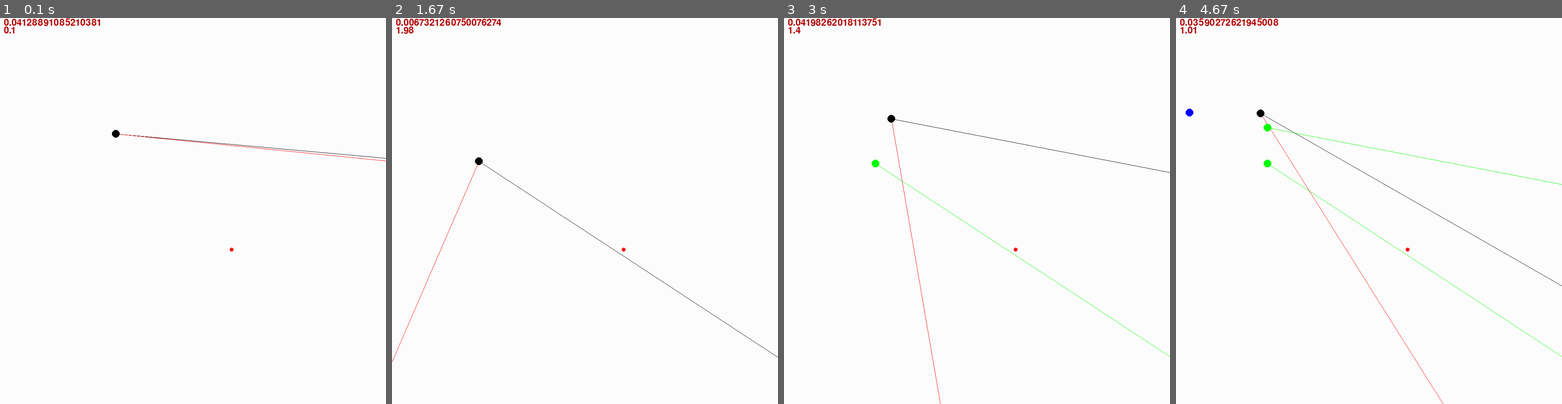
Above: before the commit, frames 1-4 (left to right).
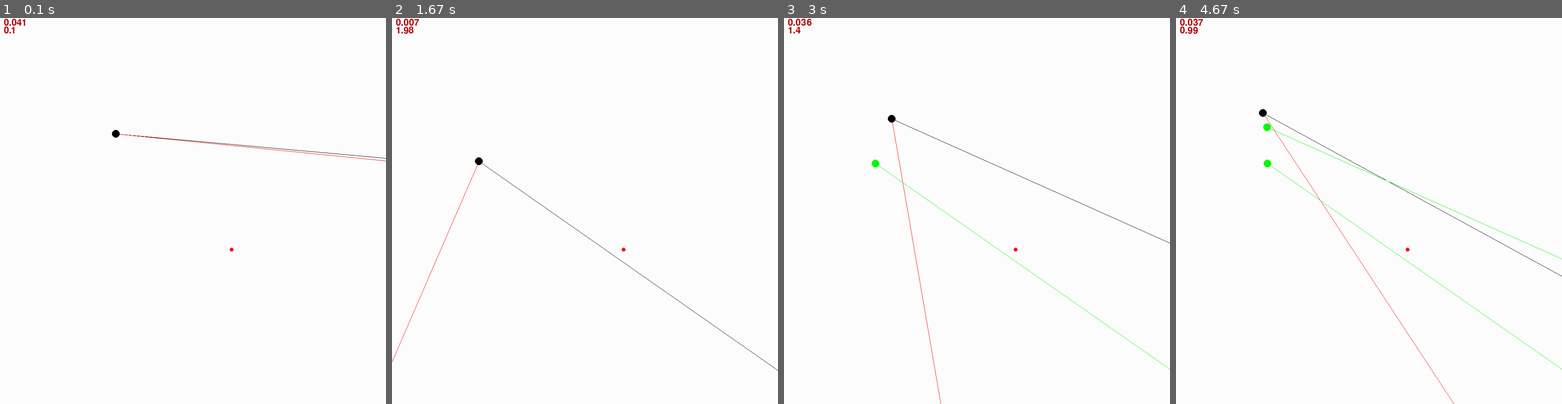
Above: after the commit, the same moments.

Repository: dimaystinov/kopter
Game: pygame game, started from main.py
Same seed, same stepped clock (60 frames per second), same inputs: the game is played once before the commit and once after it.
Inputs:
- Up to frame 1 (0.1 s): no input
- Up to frame 2 (1.67 s): hold D 0.33-0.8 s; hold W 0.83-1.13 s; hold D 1.17-1.63 s
- Up to frame 3 (3 s): hold A 1.67-2.2 s; tap E at 1.82 s; hold S 2.23-2.53 s; hold A 2.57-2.97 s
- Up to frame 4 (4.67 s): hold W 3-3.37 s; tap E at 3.15, 4.62 s; hold D 3.4-4.03 s; hold S 4.07-4.43 s; hold A from 4.47 s (still down)

The runs differ from the first frame. In frame 1, 0.2% of the frame differs, in the area x 6-26%, y 0-3%; in frame 2, 0.6%; in frame 3, 1.1%; in frame 4, 1.7%, in the area x 1-100%, y 0-100%.

Commit message:
alpha 0.05

Diff:
--- a/classes.py
+++ b/classes.py
@@ -1,5 +1,8 @@
 import math
 import random
+
+import setting
+
 
 class Drone:
     def __init__(self, x: float, y: float, angle: float):
@@ -52,13 +55,14 @@
     def get_power_of_poi(self, drone: Drone):
         distance = math.sqrt((drone.x - self.x_poi) ** 2 + (drone.y - self.y_poi) ** 2)
         angle_to_point = math.atan2((self.y_poi - drone.y),(self.x_poi - drone.x))
-        return self.a / (distance ** 2) * math.cos(angle_to_point - drone.angle) * float(random.randint(90, 110)
-                                                                                             / 100)
+        return round(self.a / (distance ** 2) * math.cos(angle_to_point - drone.angle) * float(random.randint(100 - setting.PROCENT_ERROR_RATE, 100 + setting.PROCENT_ERROR_RATE)
+                                                                                             / 100),3)
 
     def get_power_of_poi_pos(self, x: float, y: float, angle: float):
         distance = math.sqrt((x - self.x_poi) ** 2 + (y - self.y_poi) ** 2)
         angle_to_point = math.atan2((self.y_poi - y), (self.x_poi - x))
-        return self.a / (distance ** 2) * math.cos(angle_to_point - angle) * float(random.randint(90, 110) / 100)
+        return round(self.a / (distance ** 2) * math.cos(angle_to_point - angle) * float(random.randint(100 - setting.PROCENT_ERROR_RATE, 100 + setting.PROCENT_ERROR_RATE)
+                                                                                             / 100),3)
 
     def get_power_of_poi_many_times(self, drone: Drone, times: int = 0):
         all = 0
--- a/setting.py
+++ b/setting.py
@@ -11,3 +11,4 @@
 MIDDLE_COLOR = (0, 0, 255)
 DOTS_NUM = 10
 CHECKS_NUM = 10
+PROCENT_ERROR_RATE = 10
